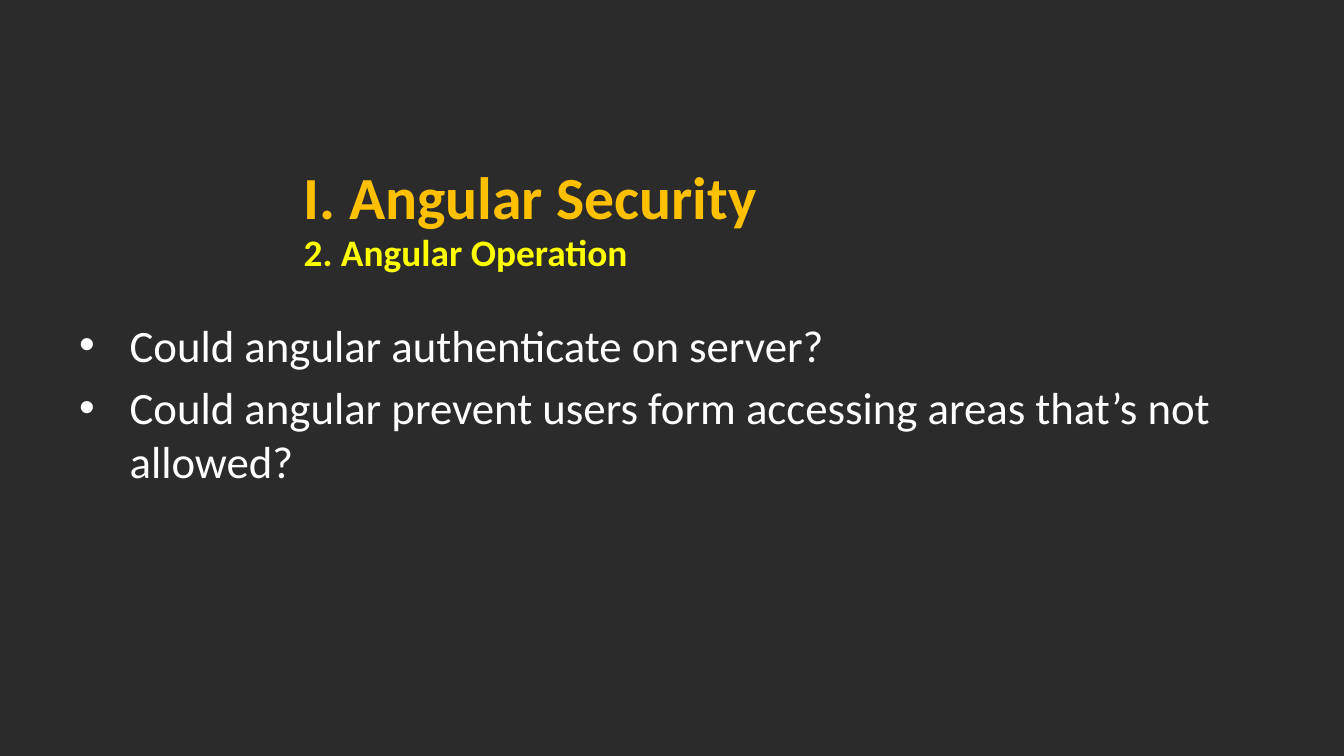
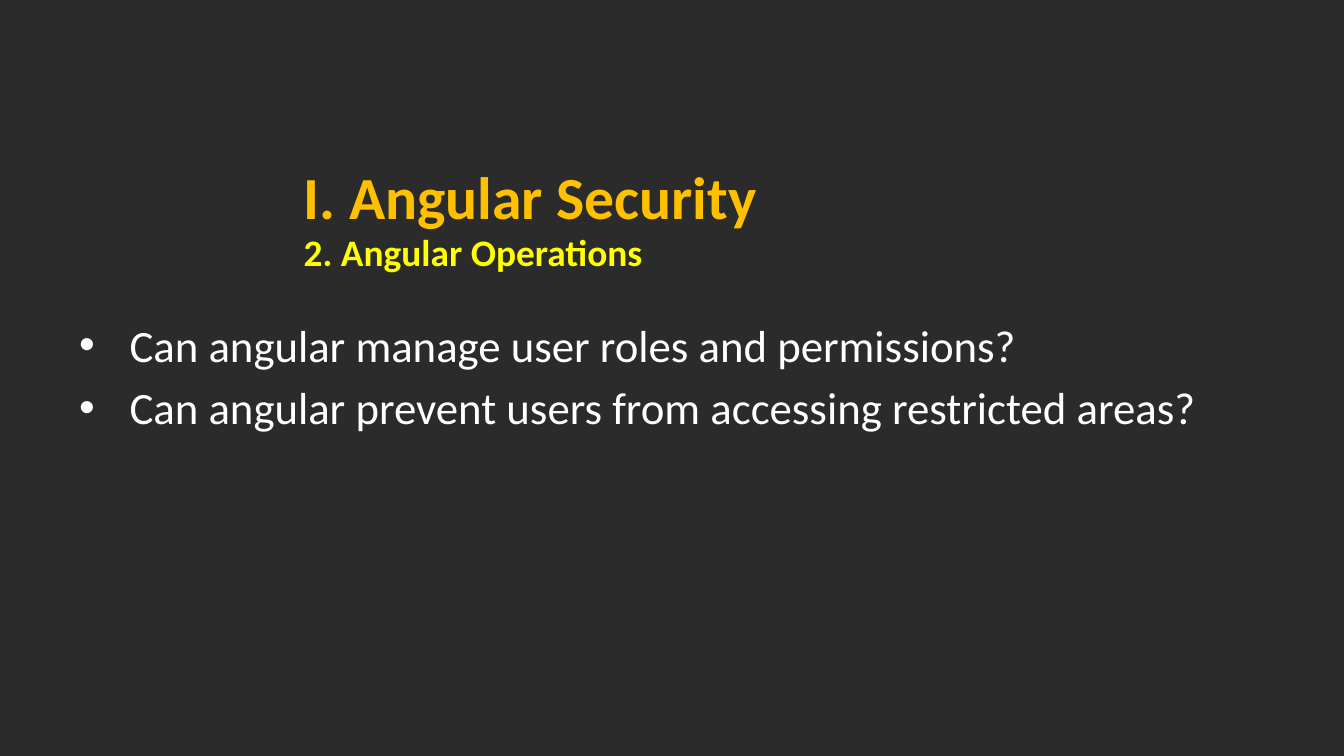
Before and after one commit to hoangmyit/Angular-NetCoreAuthenticationWithJWT, a slide deck: slide 6 of 1. Documents/AngularAuthenticationAndAuthorization.pptx. Drawn at 1344x756 pixels with LibreOffice and Linux fonts; fonts in the diff are those of the drawing; background and template pictures are left out; a plain dark background stands for a picture behind light text. Boxes give left, top, right and bottom in pixels: in the first picture for what was removed or moved away, otherwise in the second. Text is boxed around its words. In the diff, an @@ line names an element or a change of style, - is before the commit and + after.

```diff
--- a/1. Documents/AngularAuthenticationAndAuthorization.pptx
+++ b/1. Documents/AngularAuthenticationAndAuthorization.pptx
@@ text at (x1=304, y1=239, x2=643, y2=273): text changed @@
-2. Angular Operation
+2. Angular Operations
@@ text at (x1=130, y1=331, x2=1195, y2=432): text changed @@
-• Could angular authenticate on server?
-• Could angular prevent users form accessing areas that’s not allowed?
+• Can angular manage user roles and permissions?
+• Can angular prevent users from accessing restricted areas?
```
Also in this commit, not shown: 4 other slides changed, 2 other files.
